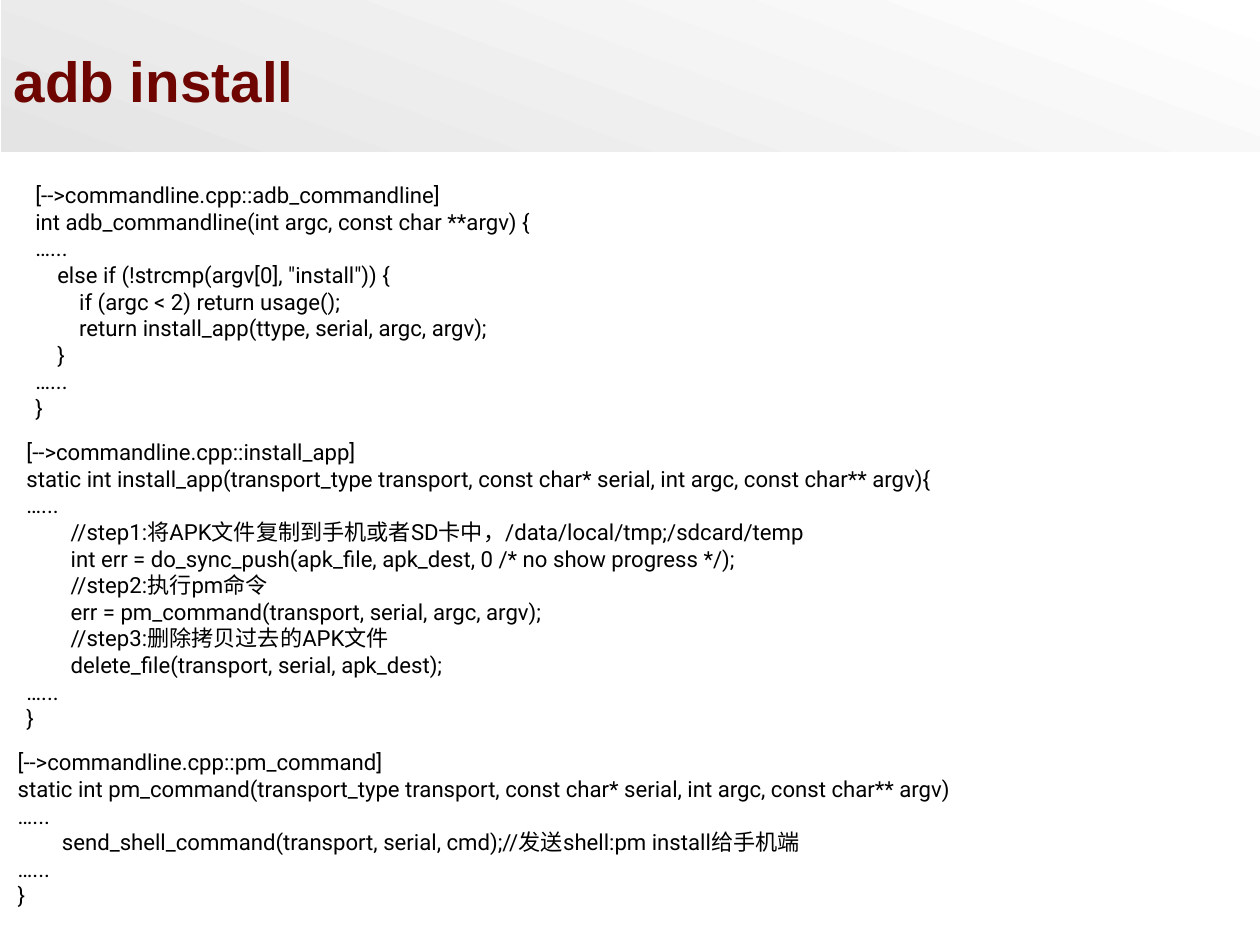
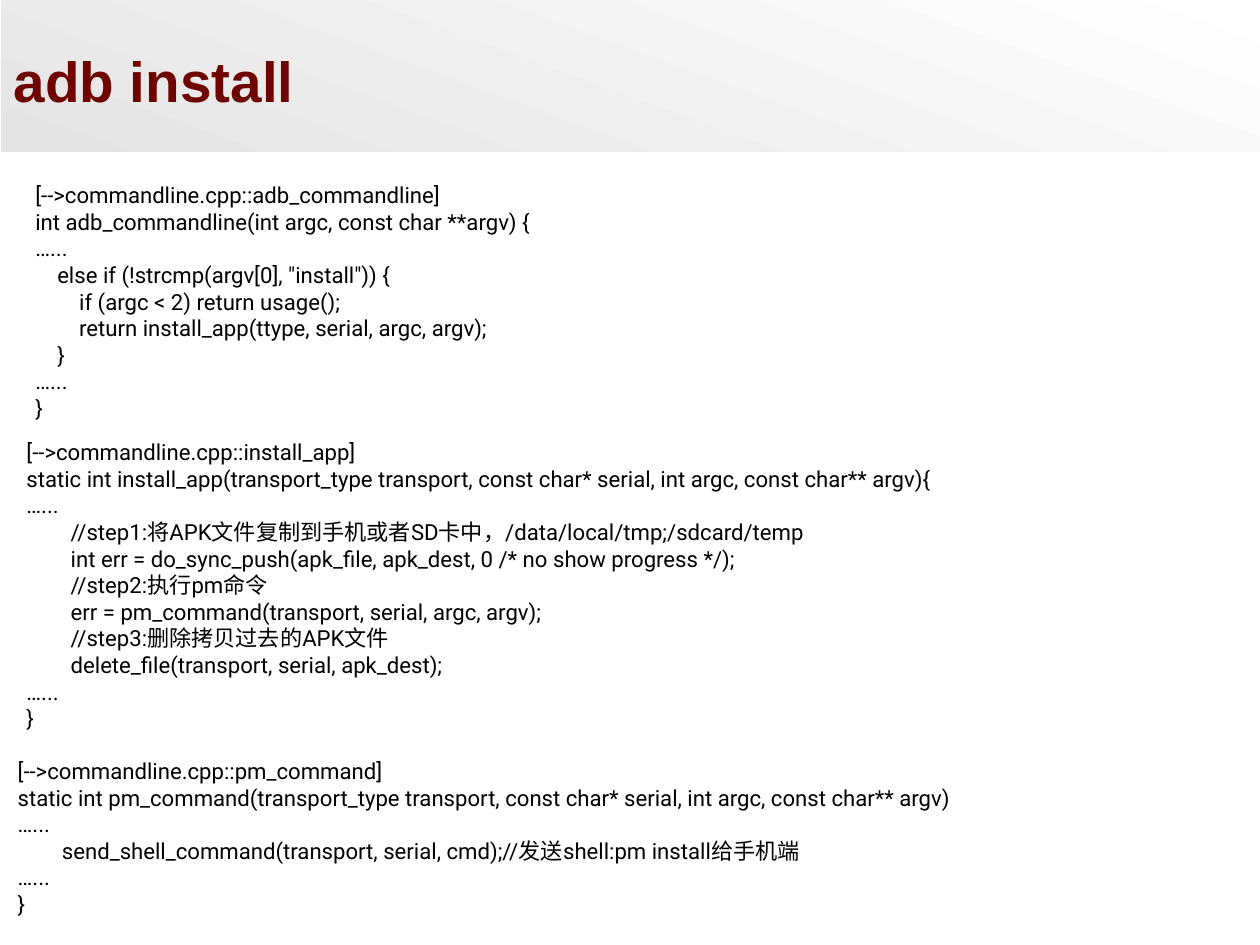
Before and after one commit to zacario-li/DocShare_for_Stesha, a slide deck: slide 1 of APK Installation.ppt (slide 4 before the commit). Drawn at 1260x945 pixels with LibreOffice and Linux fonts; fonts in the diff are those of the drawing; background and template pictures are left out. Boxes give left, top, right and bottom in pixels: in the first picture for what was removed or moved away, otherwise in the second. Text is boxed around its words. In the diff, an @@ line names an element or a change of style, - is before the commit and + after.

```diff
--- a/APK Installation.ppt
+++ b/APK Installation.ppt
@@ text "[-->commandline.cpp::pm_command]": place and size @@
-text "[-->commandline.cpp::pm_command]" at (18,752,949,855)
+text "[-->commandline.cpp::pm_command]" at (18,761,949,864)
```
Also in this commit, not shown: 11 slides removed, 9 other files.
